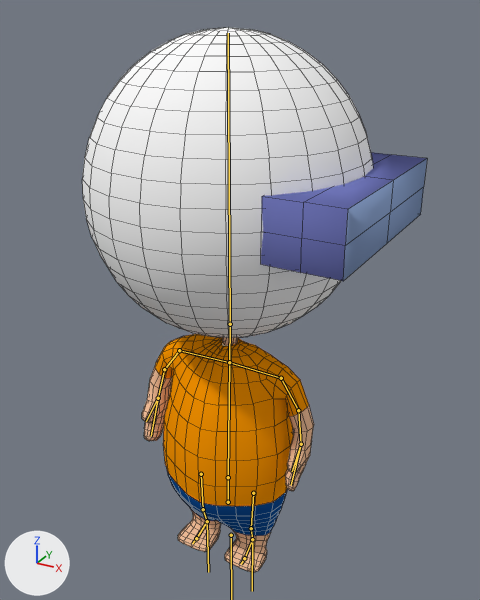
The Blender file introduction/blend/016_004.blend, before and after one commit.
The view is the same before and after, from a 50 mm camera at (3.01, -5.26, 5.69) aimed at (0.1, 0.03, 3.04). Lighting does not change. The marker at lower left points along +X, +Y and +Z. Both versions are drawn at frame 11 of the action 'Rove'; the numbers are the values there. The bones that bend it are drawn over the model as lines. Mesh edges are drawn as thin lines.

Objects in the first picture: '立方体'.
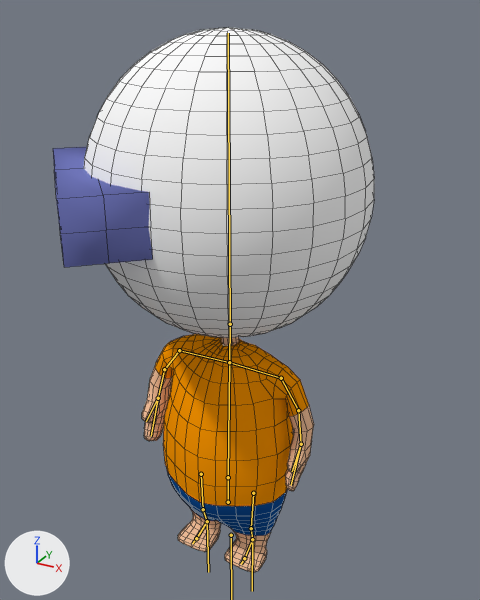
Changed parts and their boxes [x1, y1, x2, y2] in the pictures (480 x 600 px):
'立方体', posed (7% narrower)
    before: [83, 27, 427, 572]
    after: [53, 27, 374, 572]

The edits, one by one:
Bone 'Head' (bone_head) turns from (0, 89, 0) to (0, -46, 0) degrees about its own x, y and z.
